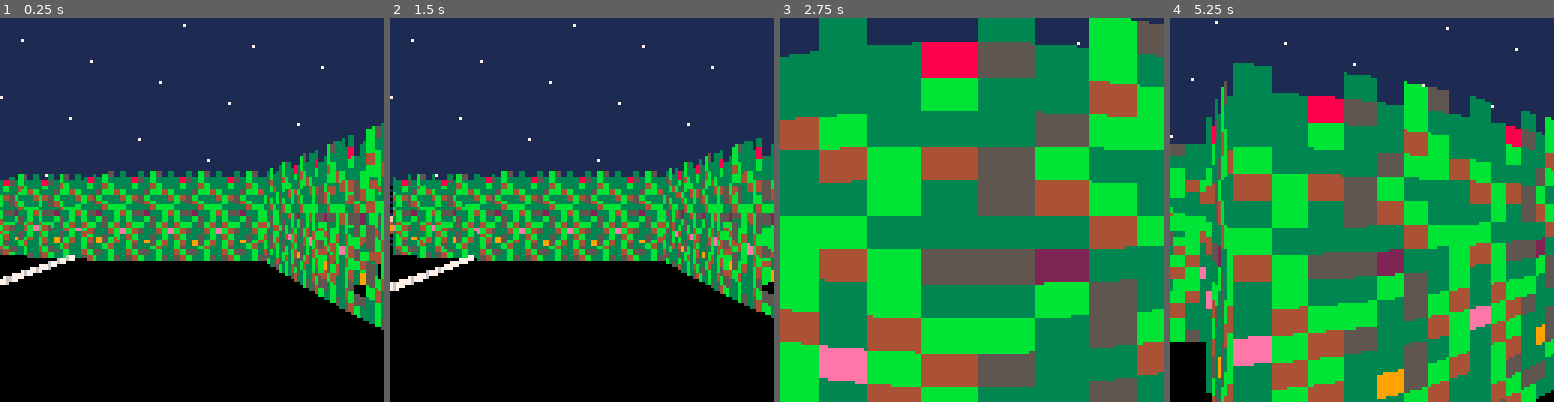
Above: before the commit, frames 1-4 (left to right).
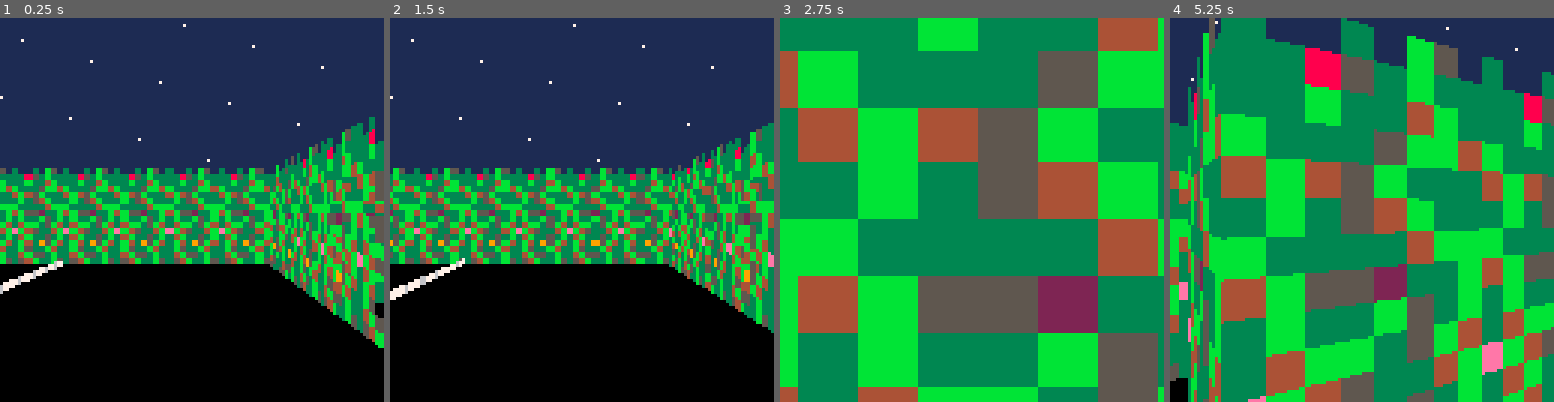
Above: after the commit, the same moments.

Repository: jcwilk/anx
Game: PICO-8 cartridge anx.p8
The game is run twice, just before and just after one commit, with the same random seed, the same clock (stepped at 60 frames per second) and the same inputs.
Inputs:
- Up to frame 1 (0.25 s): no input
- Up to frame 2 (1.5 s): tap X (X key) at 0.33, 1.07 s; tap O (Z key) at 0.7 s
- Up to frame 3 (2.75 s): hold Right 1.6-2.1 s; tap O (Z key) at 1.7, 2.1, 2.5 s; tap X (X key) at 1.85 s; hold Up 2.15-2.42 s; hold Right from 2.47 s (still down)
- Up to frame 4 (5.25 s): tap O (Z key) every 0.4 s from 2.9 to 4.9 s; tap X (X key) at 2.97, 4.08, 5.2 s; release Right at 3.03 s; hold Left 3.08-3.58 s; hold Down 3.63-3.97 s; hold Right 4.02-4.68 s; hold Up 4.73-5.03 s; hold Left from 5.08 s (still down)

The runs differ from the first frame. In frame 1, 20% of the frame differs, in the area x 0-100%, y 25-86%; in frame 2, 19%; in frame 3, 61%, in the area x 0-100%, y 0-100%; in frame 4, 58%.

Commit message:
Fix fisheye effect due to ray angling

Diff:
--- a/anx.p8
+++ b/anx.p8
@@ -31,6 +31,9 @@
  else
   return -1
  end
+end
+
+function noop_f()
 end
 
 make_pool = (function()
@@ -228,13 +231,20 @@
 end)()
 
 function angle_to_screenx(angle)
- return (((angle-player.bearing)+.5).val-.5)/field_of_view*64*2+64
+ local offset_from_center_of_screen = -sin((angle-player.bearing).val) * distance_to_screen
+ local screen_width = -sin(field_of_view/2) * distance_to_screen * 2
+ return round(offset_from_center_of_screen/screen_width * 128 + 127/2)
+
+ -- return (((angle-player.bearing)+.5).val-.5)/field_of_view*64*2+64
 end
 
 function screenx_to_angle(screenx)
- local angle_offset=(screenx/127-.5)*field_of_view
-
- return player.bearing+angle_offset
+ local screen_width = -sin(field_of_view/2) * distance_to_screen * 2
+ local offset_from_center_of_screen = (screenx - 127/2) * screen_width/128
+ return player.bearing+atan2(offset_from_center_of_screen, distance_to_screen)+1/4
+
+ -- local angle_offset=(screenx/127-.5)*field_of_view
+ -- return player.bearing+angle_offset
 end
 -- end ext
 
@@ -288,17 +298,21 @@
  end
 end
 
+function calc_screen_dist_to_xy(x,y)
+ return distance_to_screen / sin(.25+atan2(x-player.coords.x,y-player.coords.y)-player.bearing.val - 1/4)
+end
+
 function deferred_wall_draw(intx,inty,sprite_id,pixel_col,draw_width)
  cache_sprite(sprite_id)
 
  local sprites_tall= #cached_sprites[sprite_id][1]/8 --just to check the height
 
  local distance=sqrt((intx-player.coords.x)^2+(inty-player.coords.y)^2)
- if distance < .1 then
+ if distance < distance_from_player_cutoff then
   return
  end
- distance+=distance_to_screen
- local sprite_height=height_scale/distance/field_of_view
+
+ local sprite_height=calc_screen_dist_to_xy(intx,inty)*height_scale/distance/field_of_view
  local height=sprites_tall*sprite_height
  local screeny=64+2*sprite_height*height_ratio-height
 
@@ -343,7 +357,11 @@
  local vec_to_mob=mob.coords-player.coords
  local distance=vec_to_mob:tomagnitude()
  local normal_vec_to_mob=vec_to_mob/distance
- distance+=distance_to_screen
+
+ if distance < distance_from_player_cutoff then
+  cached_mobs[mob.id]={draw=false}
+  return cached_mobs[mob.id]
+ end
 
  local width_vector=(mob_bearing-.25):tovector()
  local side_length=(width_vector*normal_vec_to_mob)/8
@@ -351,7 +369,7 @@
 
  local side_to_left=side_length*face_length<0
 
- local height=2*height_scale/distance/field_of_view
+ local height=2*calc_screen_dist_to_xy(mob.coords.x,mob.coords.y)*height_scale/distance/field_of_view
  local screen_width=abs(face_length)*height/2
  local screen_side=abs(side_length)*height/2
 
@@ -429,7 +447,8 @@
   rows=rows,
   columns=columns,
   side_length=tounit(side_length*face_length)*screen_side,
-  distance=distance
+  distance=distance,
+  draw=true
  }
 
  cached_mobs[mob.id]=mob_data
@@ -439,6 +458,14 @@
 
 function deferred_mob_draw(mob,dir_vector,screenx,draw_width)
  local mob_data=cache_mob(mob,dir_vector,screenx,draw_width)
+
+ -- This is a bit hacky... but it's ok for now
+ if not mob_data.draw then
+  return {
+   distance=0,
+   draw=noop_f
+  }
+ end
 
  return {
   distance=mob_data.distance,
@@ -606,7 +633,7 @@
    talk=talk,
    apply_movement=apply_movement,
    entering_door=false,
-   hitbox_radius=0.45
+   hitbox_radius=mob_hitbox_radius
   }
   if sprite_id == 17 or sprite_id == 16 then
    obj.update=spin
@@ -623,9 +650,11 @@
 orig_field_of_view=1/6
 field_of_view=orig_field_of_view -- 45*
 draw_distance=12
-height_scale=20 -- multiplier for something at distance of one after dividing by field of view
 height_ratio=.6
-distance_to_screen=.5
+distance_to_screen=.3
+distance_from_player_cutoff=.4
+mob_hitbox_radius=.45 -- this should be less than .5 but more than distance_from_player_cutoff
+height_scale=20/distance_to_screen -- multiplier for something at distance of one after dividing by field of view
 
 function set_skybox(sprite_id)
  sky_color=sget(8*(sprite_id%16),8*flr(sprite_id/16))
@@ -911,7 +941,7 @@
  rectfill(0,0,127,63,sky_color)
  rectfill(0,64,127,127,ground_color)
  draw_stars()
- local fog_height=height_scale*2/(draw_distance-1)/field_of_view
+ local fog_height=height_scale*2*distance_to_screen/(draw_distance-1)/field_of_view
  local fog_bottom=64-fog_height*(1-height_ratio)
  rectfill(0,fog_bottom,127,fog_bottom+fog_height,ground_color)
  for i=0,127 do
@@ -946,6 +976,7 @@
   print(start_time)
   print(stat(1))
   print("x"..player.coords.x.." y"..player.coords.y)
+  print(player.bearing.val)
  end
 end
 -- end ext
--- a/main.lua
+++ b/main.lua
@@ -2,9 +2,11 @@
 orig_field_of_view=1/6
 field_of_view=orig_field_of_view -- 45*
 draw_distance=12
-height_scale=20 -- multiplier for something at distance of one after dividing by field of view
 height_ratio=.6
-distance_to_screen=.5
+distance_to_screen=.3
+distance_from_player_cutoff=.4
+mob_hitbox_radius=.45 -- this should be less than .5 but more than distance_from_player_cutoff
+height_scale=20/distance_to_screen -- multiplier for something at distance of one after dividing by field of view
 
 function set_skybox(sprite_id)
   sky_color=sget(8*(sprite_id%16),8*flr(sprite_id/16))
@@ -39,6 +41,7 @@
   local last_tile_occupied
   max_width=0
   clear_draw_cache()
+
   while screenx<=127 do
     behind_time=stat(1)-(start_time+screenx/127*alotted_time-buffer_time)
     draw_width=128*behind_time/alotted_time
@@ -290,7 +293,7 @@
   rectfill(0,0,127,63,sky_color)
   rectfill(0,64,127,127,ground_color)
   draw_stars()
-  local fog_height=height_scale*2/(draw_distance-1)/field_of_view
+  local fog_height=height_scale*2*distance_to_screen/(draw_distance-1)/field_of_view
   local fog_bottom=64-fog_height*(1-height_ratio)
   rectfill(0,fog_bottom,127,fog_bottom+fog_height,ground_color)
   for i=0,127 do
@@ -325,6 +328,7 @@
     print(start_time)
     print(stat(1))
     print("x"..player.coords.x.." y"..player.coords.y)
+    print(player.bearing.val)
   end
 end
 -- END LIB
--- a/sprites.p8
+++ b/sprites.p8
@@ -31,6 +31,9 @@
  else
   return -1
  end
+end
+
+function noop_f()
 end
 
 make_pool = (function()
@@ -228,13 +231,20 @@
 end)()
 
 function angle_to_screenx(angle)
- return (((angle-player.bearing)+.5).val-.5)/field_of_view*64*2+64
+ local offset_from_center_of_screen = -sin((angle-player.bearing).val) * distance_to_screen
+ local screen_width = -sin(field_of_view/2) * distance_to_screen * 2
+ return round(offset_from_center_of_screen/screen_width * 128 + 127/2)
+
+ -- return (((angle-player.bearing)+.5).val-.5)/field_of_view*64*2+64
 end
 
 function screenx_to_angle(screenx)
- local angle_offset=(screenx/127-.5)*field_of_view
-
- return player.bearing+angle_offset
+ local screen_width = -sin(field_of_view/2) * distance_to_screen * 2
+ local offset_from_center_of_screen = (screenx - 127/2) * screen_width/128
+ return player.bearing+atan2(offset_from_center_of_screen, distance_to_screen)+1/4
+
+ -- local angle_offset=(screenx/127-.5)*field_of_view
+ -- return player.bearing+angle_offset
 end
 -- end ext
 
@@ -288,17 +298,21 @@
   end
 end
 
+function calc_screen_dist_to_xy(x,y)
+  return distance_to_screen / sin(.25+atan2(x-player.coords.x,y-player.coords.y)-player.bearing.val - 1/4)
+end
+
 function deferred_wall_draw(intx,inty,sprite_id,pixel_col,draw_width)
   cache_sprite(sprite_id)
 
   local sprites_tall= #cached_sprites[sprite_id][1]/8 --just to check the height
 
   local distance=sqrt((intx-player.coords.x)^2+(inty-player.coords.y)^2)
-  if distance < .1 then
+  if distance < distance_from_player_cutoff then
     return
   end
-  distance+=distance_to_screen
-  local sprite_height=height_scale/distance/field_of_view
+
+  local sprite_height=calc_screen_dist_to_xy(intx,inty)*height_scale/distance/field_of_view
   local height=sprites_tall*sprite_height
   local screeny=64+2*sprite_height*height_ratio-height
 
@@ -343,7 +357,11 @@
   local vec_to_mob=mob.coords-player.coords
   local distance=vec_to_mob:tomagnitude()
   local normal_vec_to_mob=vec_to_mob/distance
-  distance+=distance_to_screen
+
+  if distance < distance_from_player_cutoff then
+    cached_mobs[mob.id]={draw=false}
+    return cached_mobs[mob.id]
+  end
 
   local width_vector=(mob_bearing-.25):tovector()
   local side_length=(width_vector*normal_vec_to_mob)/8
@@ -351,7 +369,7 @@
 
   local side_to_left=side_length*face_length<0
 
-  local height=2*height_scale/distance/field_of_view
+  local height=2*calc_screen_dist_to_xy(mob.coords.x,mob.coords.y)*height_scale/distance/field_of_view
   local screen_width=abs(face_length)*height/2
   local screen_side=abs(side_length)*height/2
 
@@ -429,7 +447,8 @@
     rows=rows,
     columns=columns,
     side_length=tounit(side_length*face_length)*screen_side,
-    distance=distance
+    distance=distance,
+    draw=true
   }
 
   cached_mobs[mob.id]=mob_data
@@ -439,6 +458,14 @@
 
 function deferred_mob_draw(mob,dir_vector,screenx,draw_width)
   local mob_data=cache_mob(mob,dir_vector,screenx,draw_width)
+
+  -- This is a bit hacky... but it's ok for now
+  if not mob_data.draw then
+    return {
+      distance=0,
+      draw=noop_f
+    }
+  end
 
   return {
     distance=mob_data.distance,
@@ -606,7 +633,7 @@
       talk=talk,
       apply_movement=apply_movement,
       entering_door=false,
-      hitbox_radius=0.45
+      hitbox_radius=mob_hitbox_radius
     }
     if sprite_id == 17 or sprite_id == 16 then
       obj.update=spin
--- a/utils.lua
+++ b/utils.lua
@@ -25,6 +25,9 @@
   else
     return -1
   end
+end
+
+function noop_f()
 end
 
 make_pool = (function()
@@ -222,12 +225,19 @@
 end)()
 
 function angle_to_screenx(angle)
-  return (((angle-player.bearing)+.5).val-.5)/field_of_view*64*2+64
+  local offset_from_center_of_screen = -sin((angle-player.bearing).val) * distance_to_screen
+  local screen_width = -sin(field_of_view/2) * distance_to_screen * 2
+  return round(offset_from_center_of_screen/screen_width * 128 + 127/2)
+
+  -- return (((angle-player.bearing)+.5).val-.5)/field_of_view*64*2+64
 end
 
 function screenx_to_angle(screenx)
-  local angle_offset=(screenx/127-.5)*field_of_view
-
-  return player.bearing+angle_offset
+  local screen_width = -sin(field_of_view/2) * distance_to_screen * 2
+  local offset_from_center_of_screen = (screenx - 127/2) * screen_width/128
+  return player.bearing+atan2(offset_from_center_of_screen, distance_to_screen)+1/4
+
+  -- local angle_offset=(screenx/127-.5)*field_of_view
+  -- return player.bearing+angle_offset
 end
 -- END LIB
